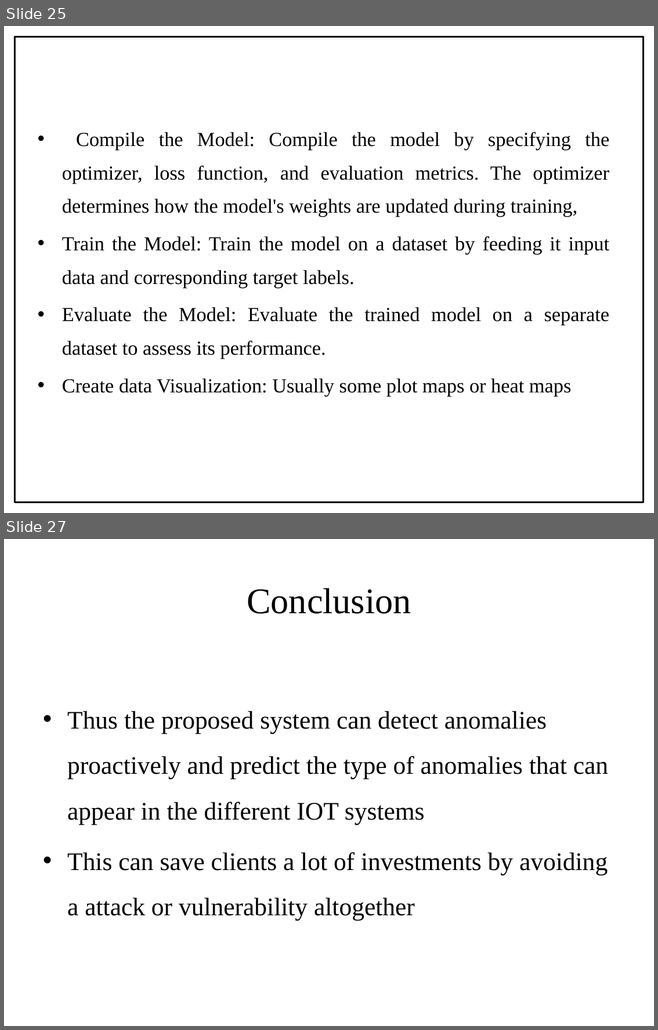
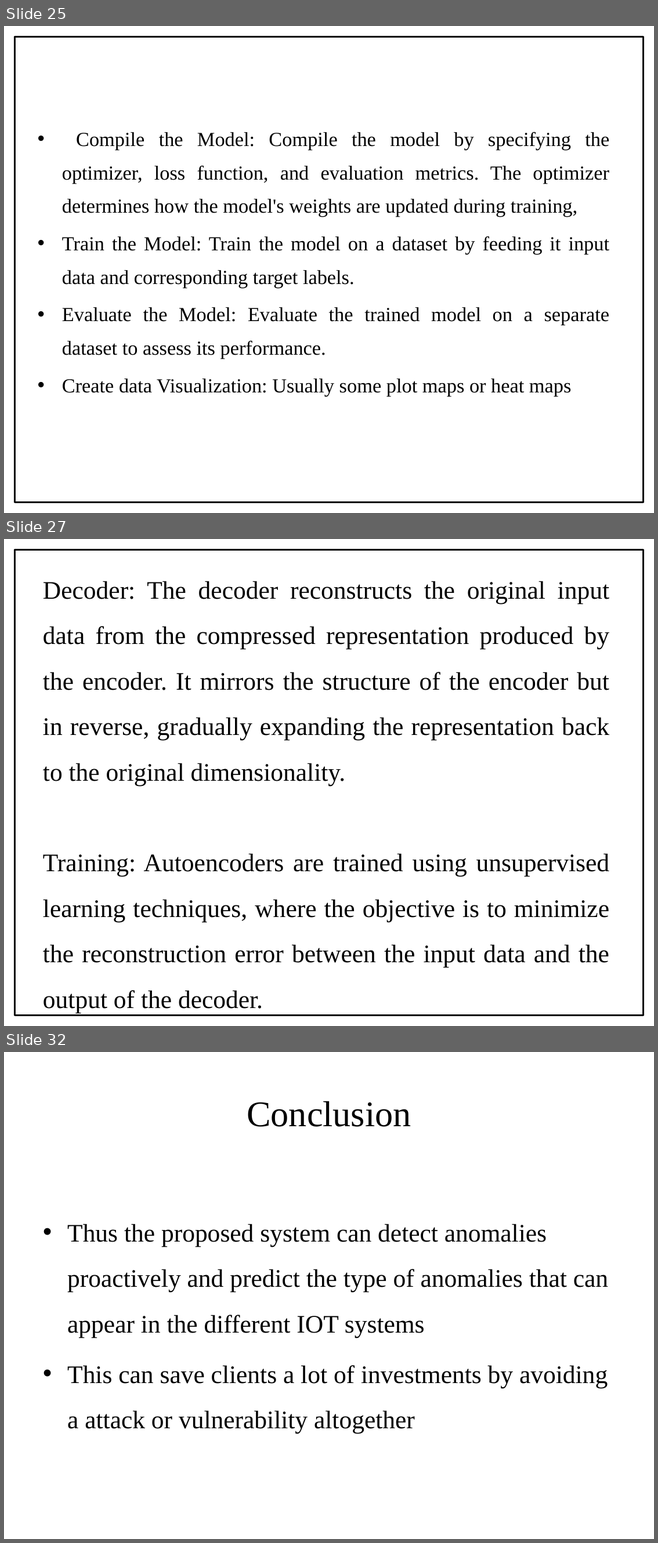
Before and after one commit to Renegadez518/IotSecurityProj, a slide deck: IOTProjreview ppt.pptx. Shown one above the other, each under a label of ours: slides 25 and 27 before the commit, slides 25, 27 and 32 after it; the slides between them are not shown. The pictures are 658x1030 and 658x1543 pixels, drawn with LibreOffice and Linux fonts; fonts in the diff are those of the drawing. Boxes give left, top, right and bottom in pixels: in the first picture for what was removed or moved away, otherwise in the second. Text is boxed around its words. In the diff, an @@ line names an element or a change of style, - is before the commit and + after.

```diff
--- a/IOTProjreview ppt.pptx
+++ b/IOTProjreview ppt.pptx
@@ slide 27 added at box(4, 539, 654, 1026), background #FFFFFF @@
@@ rectangle added at box(15, 550, 643, 1016), outline #000000 2 pt @@
@@ text added at box(43, 581, 610, 1013), 28 pt, text #000000 @@
+Decoder: The decoder reconstructs the original input data from the compressed representation produced by the encoder. It mirrors the structure of the encoder but in reverse, gradually expanding the representation back to the original dimensionality.
+Training: Autoencoders are trained using unsupervised learning techniques, where the objective is to minimize the reconstruction error between the input data and the output of the decoder.
@@ what was slide 27 is now slide 32 @@
```
Also in this commit, not shown: 9 slides changed, 5 other slides added.
